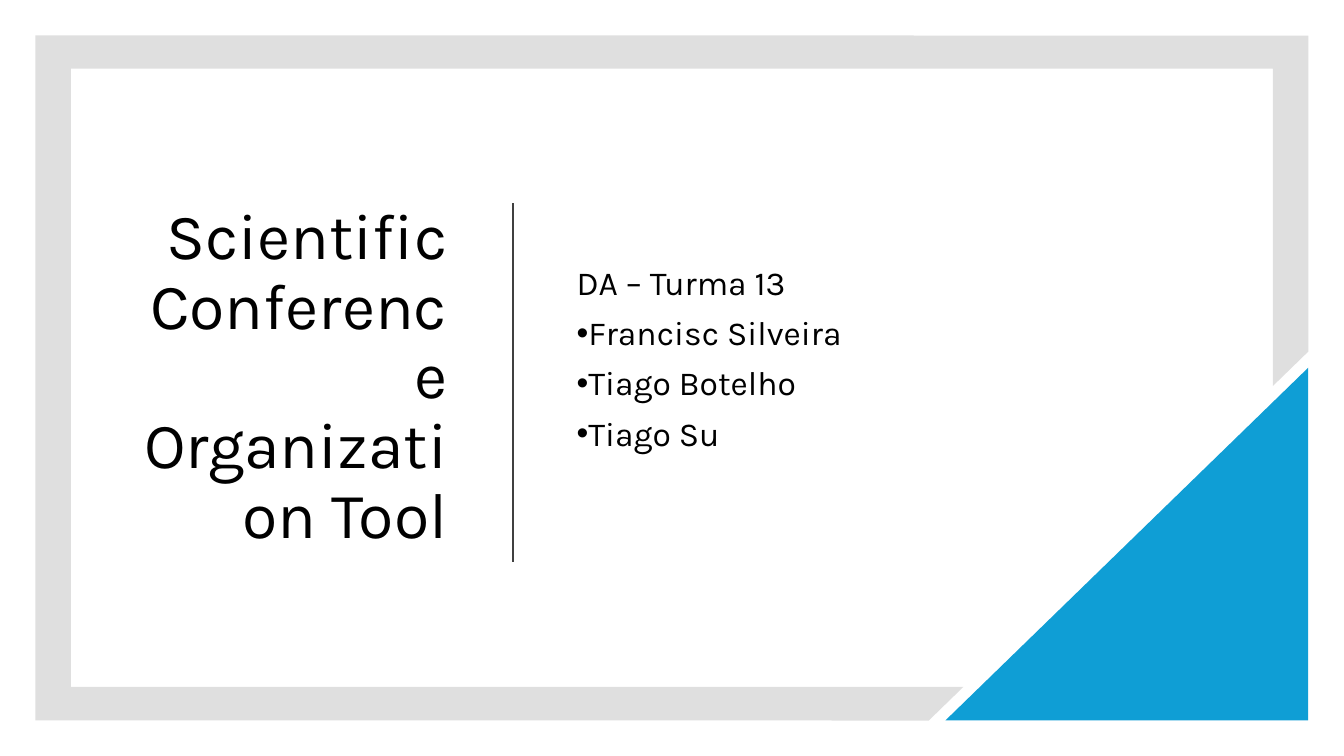
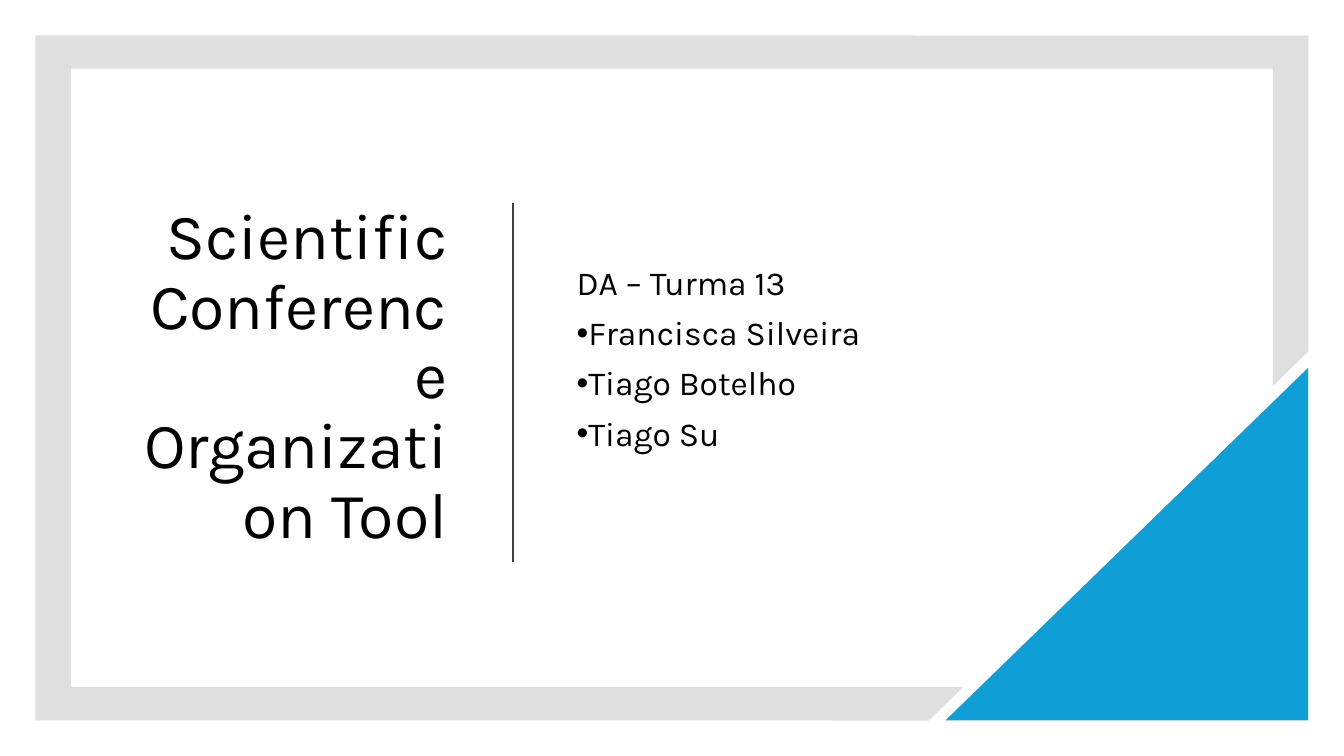
Before and after one commit to Tiago-Su/DA-s-project-1, a slide deck: slide 1 of Presentation.pptx. Drawn at 1344x756 pixels with LibreOffice and Linux fonts; fonts in the diff are those of the drawing. Boxes give left, top, right and bottom in pixels: in the first picture for what was removed or moved away, otherwise in the second. Text is boxed around its words. In the diff, an @@ line names an element or a change of style, - is before the commit and + after.

```diff
--- a/Presentation.pptx
+++ b/Presentation.pptx
@@ subtitle at <box>588,322,860,346</box>: text changed @@
-• Francisc Silveira
+• Francisca Silveira
```
Also in this commit, not shown: 3 other slides changed, 1 slide added, 1 other file.
